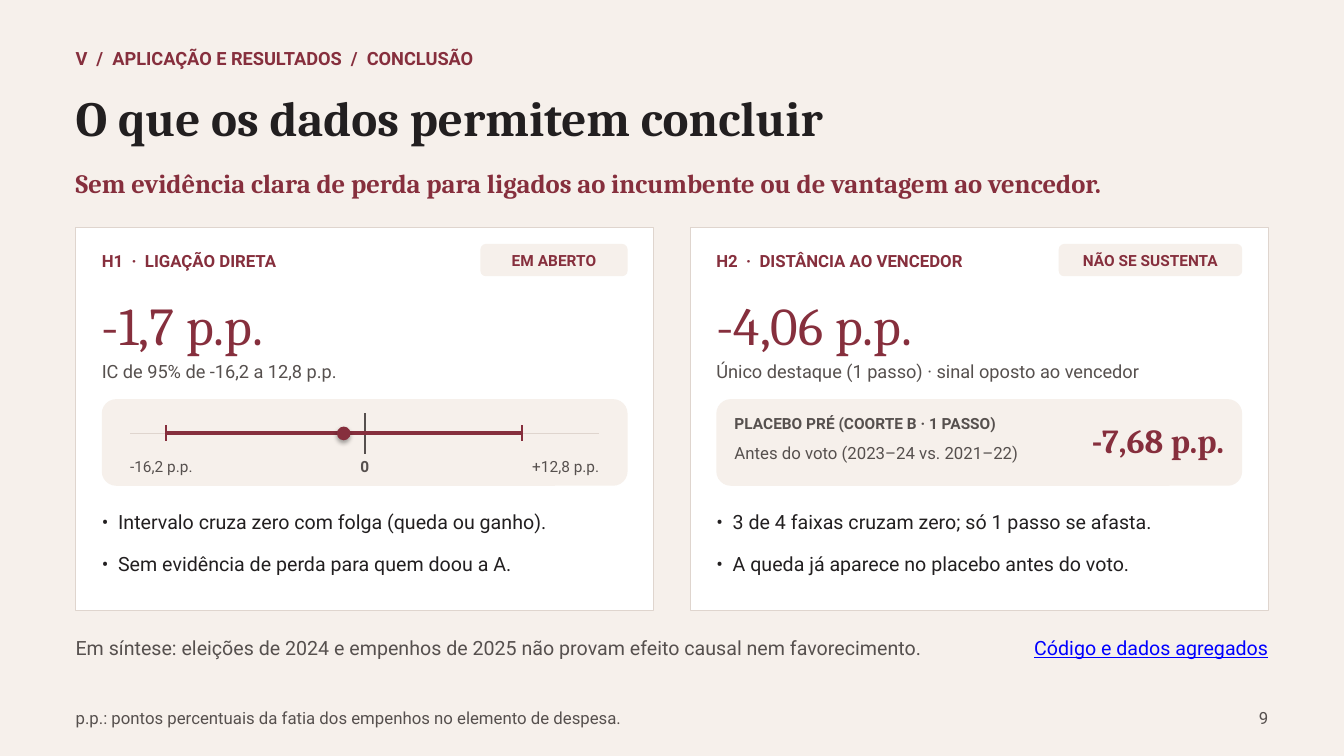
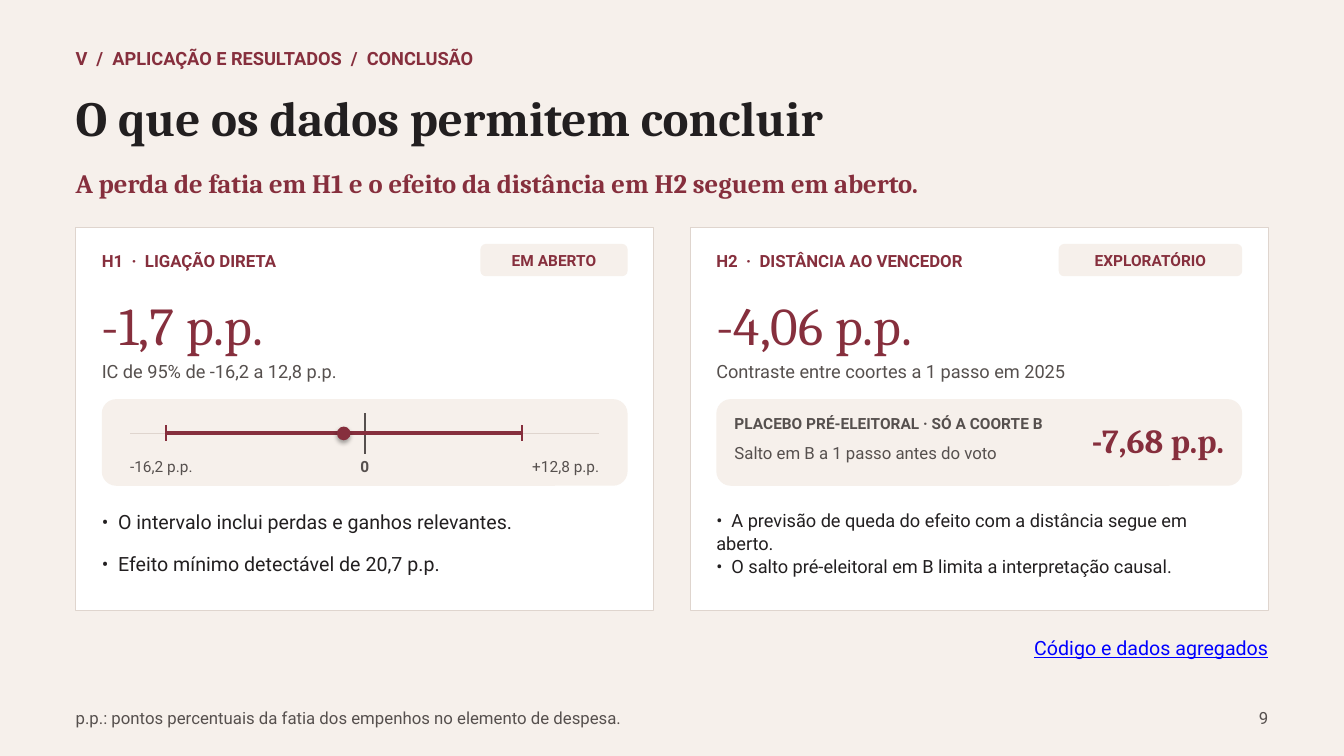
Before and after one commit to rafaelt0/redes-empresariais-alternancia-politica, a slide deck: slide 9 of output/deck.pptx. Drawn at 1344x756 pixels with LibreOffice and Linux fonts; fonts in the diff are those of the drawing. Boxes give left, top, right and bottom in pixels: in the first picture for what was removed or moved away, otherwise in the second. Text is boxed around its words. In the diff, an @@ line names an element or a change of style, - is before the commit and + after.

Commit message:
feat: esclarecer sementes, coortes e resultados de H1 e H2 (#8)
- Explicar como doações definem sementes e distâncias na rede nacional
- Refinar a apresentação dos contrastes e da incerteza dos resultados

```diff
--- a/output/deck.pptx
+++ b/output/deck.pptx
@@ text at [76, 174, 918, 199]: text changed @@
-Sem evidência clara de perda para ligados ao incumbente ou de vantagem ao vencedor.
+A perda de fatia em H1 e o efeito da distância em H2 seguem em aberto.
@@ text at [1095, 252, 1206, 266]: text changed @@
-NÃO SE SUSTENTA
+EXPLORATÓRIO
@@ text at [716, 365, 1065, 382]: text changed @@
-Único destaque (1 passo) · sinal oposto ao vencedor
+Contraste entre coortes a 1 passo em 2025
@@ text at [734, 416, 1043, 429]: text changed @@
-PLACEBO PRÉ (COORTE B · 1 PASSO)
+PLACEBO PRÉ-ELEITORAL · SÓ A COORTE B
@@ text at [734, 446, 996, 463]: text changed @@
-Antes do voto (2023–24 vs. 2021–22)
+Salto em B a 1 passo antes do voto
@@ text at [118, 514, 512, 533]: text changed @@
-• Intervalo cruza zero com folga (queda ou ganho).
+• O intervalo inclui perdas e ganhos relevantes.
@@ text at [716, 513, 1187, 550]: text changed; size 14 to 13 pt @@
-• 3 de 4 faixas cruzam zero; só 1 passo se afasta.
+• A previsão de queda do efeito com a distância segue em aberto.
@@ text at [118, 556, 439, 575]: text changed @@
-• Sem evidência de perda para quem doou a A.
+• Efeito mínimo detectável de 20,7 p.p.
@@ text at [731, 559, 1172, 577]: text changed; size 14 to 13 pt @@
-• A queda já aparece no placebo antes do voto.
+• O salto pré-eleitoral em B limita a interpretação causal.
@@ text removed at [76, 640, 921, 659] @@
-Em síntese: eleições de 2024 e empenhos de 2025 não provam efeito causal nem favorecimento.
```
Also in this commit, not shown: 7 other slides changed, 6 other files.
